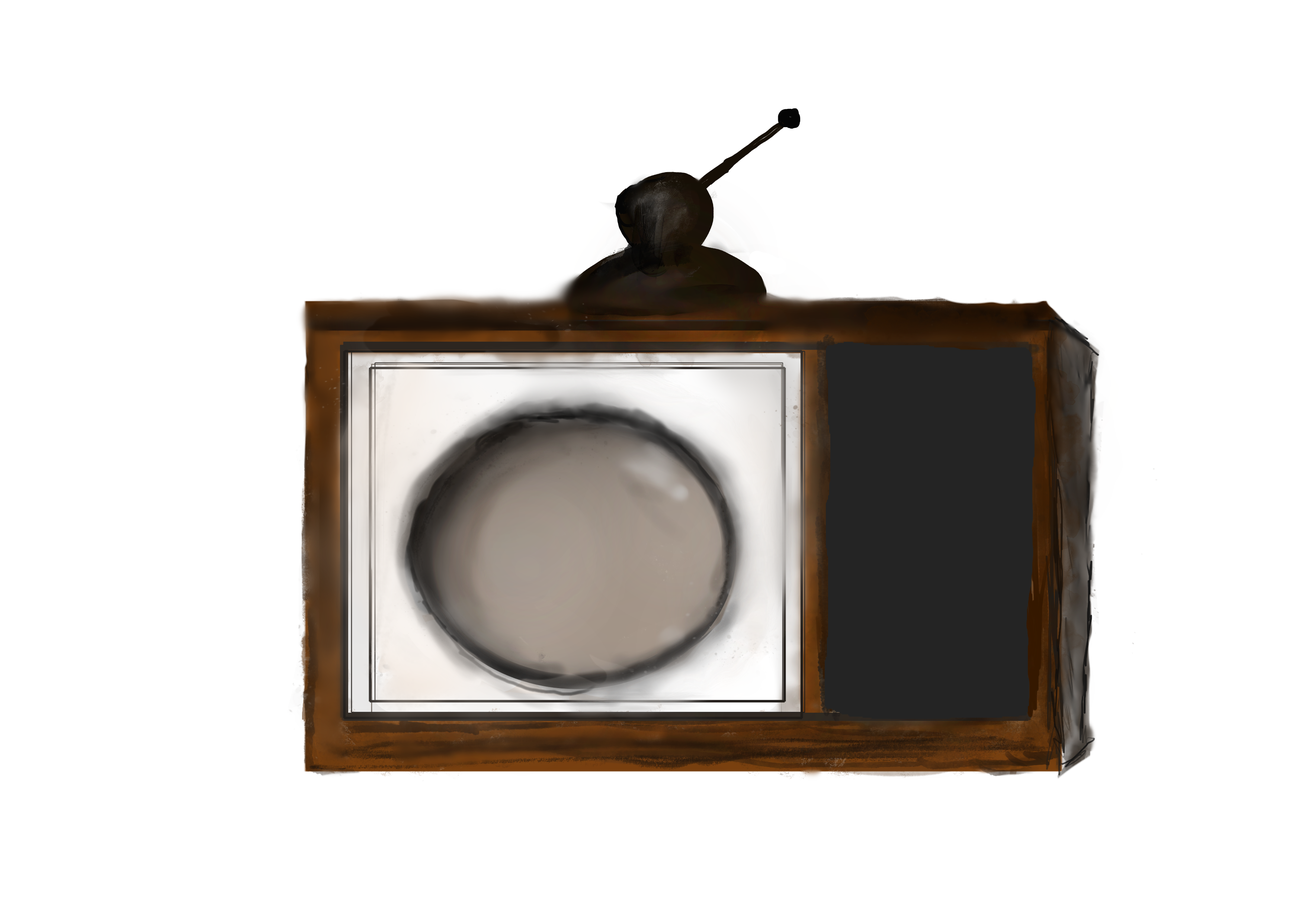
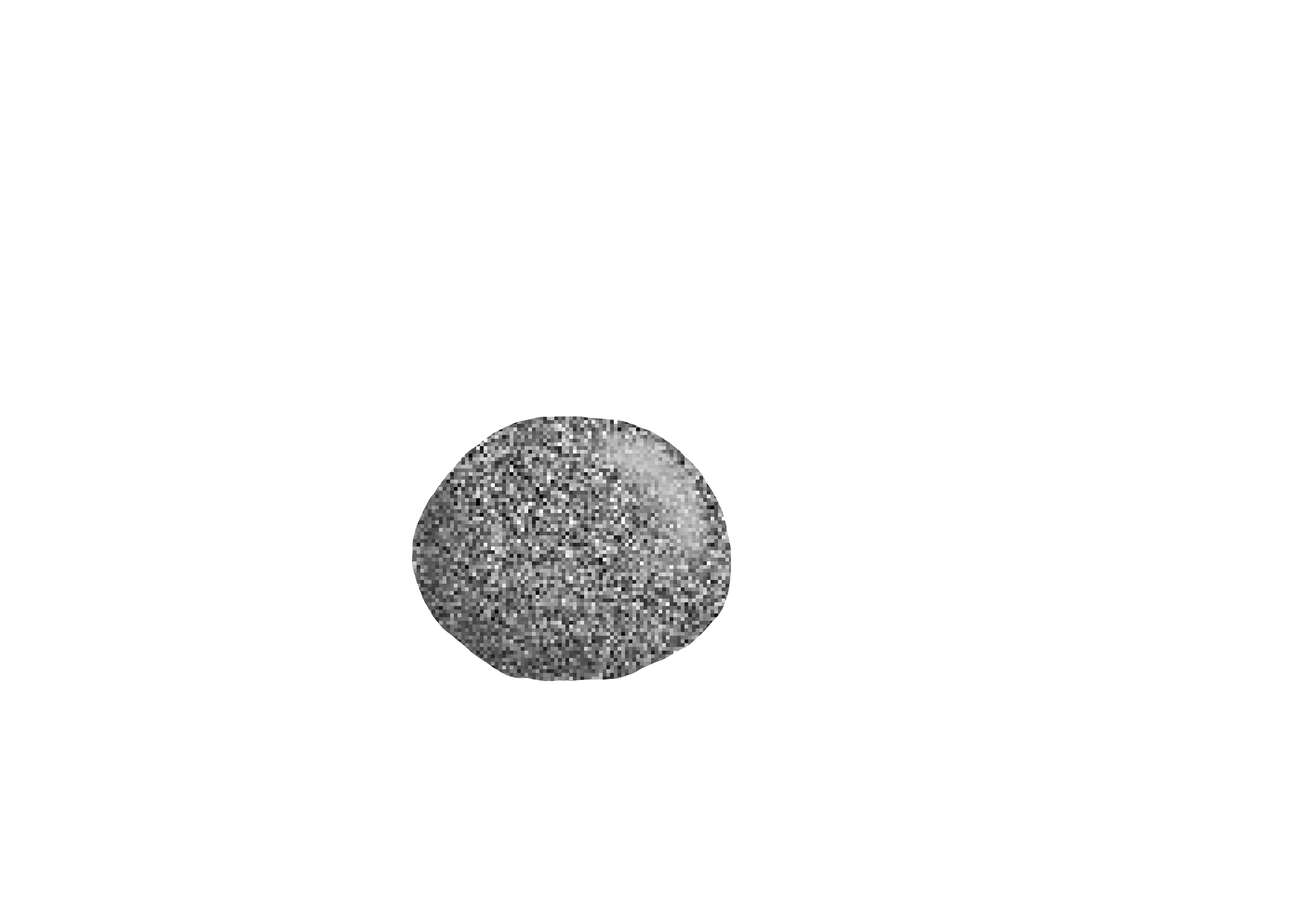
Layer changes from the first 1305px x 922px image to the second:
added layer "screen shading" above "with gaps" over <box>404,404,738,691</box>
hid "with gaps", painted on it over <box>288,108,1158,782</box>
added layer "static 2" above "fixed channel 2" over <box>404,404,738,691</box>
hid "backgorund" over <box>309,309,1072,762</box>
